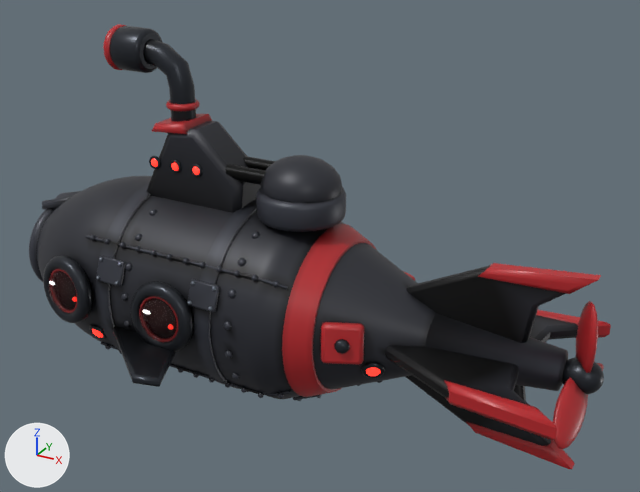
The glTF model models-src/enemy_gunner.glb as it was, and as the next commit left it.
The view is the same before and after, from a camera (50 mm lens) standing at (3.3, -4.82, 2.88) and looking at (0.6, 0.1, 0.43). Lighting does not change. The marker at lower left points along +X, +Y and +Z. The first picture is the older version. Where no turn or scale is listed for an object, it has been applied to the vertices. Vertices at exactly the same position are counted once.

Names of what the first picture shows: 'enemy_gunner_body', 'propeller', 'side_detail', 'turret_guns_mesh'.
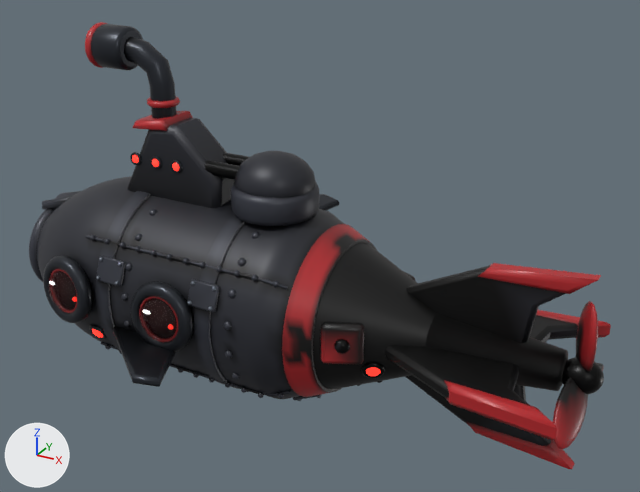
What differs and where, as boxes (x1, y1, x2, y2) in the pictures (640 x 492 px; the box of a moved part takes in the faces that stretch with it):
'enemy_gunner_body', reshaped: before (29, 24, 611, 469); after (29, 22, 611, 469)
part 1 of me_enemy_gunner_body, moved or reshaped: before (147, 121, 260, 213); after (128, 118, 235, 208)
part 2 of me_enemy_gunner_body, moved or reshaped: before (260, 155, 342, 203); after (234, 151, 315, 198)
part 3 of me_enemy_gunner_body, moved or reshaped: before (152, 114, 212, 134); after (133, 111, 193, 131)
part 4 of me_enemy_gunner_body, moved or reshaped: before (103, 24, 126, 70); after (85, 22, 107, 68)
part 5 of me_enemy_gunner_body, moved or reshaped: before (166, 99, 200, 112); after (147, 96, 180, 108)
part 6 of me_enemy_gunner_body, moved or reshaped: before (256, 187, 346, 232); after (231, 181, 319, 226)
part 7 of me_enemy_gunner_body, moved or reshaped: before (151, 159, 158, 167); after (132, 155, 139, 163)
part 8 of me_enemy_gunner_body, moved or reshaped: before (171, 162, 178, 171); after (152, 159, 159, 167)
part 9 of me_enemy_gunner_body, moved or reshaped: before (192, 166, 200, 175); after (172, 163, 179, 171)
part 10 of me_enemy_gunner_body, moved or reshaped: before (149, 156, 161, 169); after (130, 152, 142, 165)
part 11 of me_enemy_gunner_body, moved or reshaped: before (170, 160, 182, 173); after (150, 156, 162, 169)
part 12 of me_enemy_gunner_body, moved or reshaped: before (190, 163, 203, 177); after (171, 160, 183, 173)
part 13 of me_enemy_gunner_body, moved or reshaped: before (143, 39, 196, 122); after (124, 37, 177, 118)
part 14 of me_enemy_gunner_body, moved or reshaped: before (110, 26, 162, 73); after (91, 24, 143, 70)
part 15 of me_enemy_gunner_body, recoloured: (125, 148, 601, 459) in both
part 16 of me_propeller, recoloured: (553, 314, 604, 449) in both

Edits to the bpy script that builds the scene:
```text
Change me_enemy_gunner_body:
    where me_enemy_gunner_body.from_pydata(...)  # 13923 vertices, 27224 faces; spans x -1.98..2.49, y -1.25..1.25, z -0.73..1.82
    used by ob_enemy_gunner_body; location = (0.0, 0.0, 0.0)
    me_enemy_gunner_body part 1: the loose piece of 30 vertices spanning x -0.77..0.12, y -0.16..0.16, z 0.56..1.2 is moved by (-0.17, 0.0, 0.0)
    me_enemy_gunner_body part 2: the loose piece of 182 vertices spanning x 0.23..0.79, y -0.26..0.26, z 0.68..1.08 is moved by (-0.2, 0.0, 0.0)
    me_enemy_gunner_body part 3: the loose piece of 24 vertices spanning x -0.6..-0.28, y -0.17..0.17, z 1.13..1.23 is moved by (-0.17, 0.0, 0.0)
    me_enemy_gunner_body part 4: the loose piece of 336 vertices spanning x -0.98..-0.91, y -0.16..0.16, z 1.5..1.82 is moved by (-0.17, 0.0, 0.0)
    me_enemy_gunner_body part 5: the loose piece of 288 vertices spanning x -0.54..-0.31, y -0.11..0.11, z 1.29..1.34 is moved by (-0.17, 0.0, 0.0)
    me_enemy_gunner_body part 6: the loose piece of 144 vertices spanning x 0.21..0.81, y -0.3..0.3, z 0.66..0.86 is moved by (-0.2, 0.0, 0.0)
    me_enemy_gunner_body part 7: the loose piece of 86 vertices spanning x -0.61..-0.54, y -0.18..-0.14, z 0.88..0.95 is moved by (-0.17, 0.0, 0.0)
    me_enemy_gunner_body part 8: the loose piece of 86 vertices spanning x -0.43..-0.37, y -0.18..-0.14, z 0.88..0.95 is moved by (-0.17, 0.0, 0.0)
    me_enemy_gunner_body part 9: the loose piece of 86 vertices spanning x -0.26..-0.19, y -0.18..-0.14, z 0.88..0.95 is moved by (-0.17, 0.0, 0.0)
    me_enemy_gunner_body part 10: the loose piece of 128 vertices spanning x -0.63..-0.53, y -0.17..-0.15, z 0.87..0.97 is moved by (-0.17, 0.0, 0.0)
    me_enemy_gunner_body part 11: the loose piece of 128 vertices spanning x -0.45..-0.35, y -0.17..-0.15, z 0.87..0.97 is moved by (-0.17, 0.0, 0.0)
    me_enemy_gunner_body part 12: the loose piece of 128 vertices spanning x -0.27..-0.17, y -0.17..-0.15, z 0.87..0.97 is moved by (-0.17, 0.0, 0.0)
    me_enemy_gunner_body part 13: the loose piece of 90 vertices spanning x -0.71..-0.34, y -0.09..0.09, z 1.0..1.74 is moved by (-0.17, 0.0, 0.0)
    me_enemy_gunner_body part 14: the loose piece of 144 vertices spanning x -0.93..-0.67, y -0.15..0.15, z 1.51..1.81 is moved by (-0.17, 0.0, 0.0)
    me_enemy_gunner_body part 15: 7165 kept faces spanning x -1.94..2.49, y -1.19..1.19, z -0.73..1.31 get new vertex colours
Change me_propeller:
    where me_propeller.from_pydata(...)  # 800 vertices, 1580 faces; spans x -0.17..0.129, y -0.438..0.438, z -0.277..0.501
    used by ob_propeller; location = (2.465, 0.0, 0.0)
    me_propeller part 16: 1191 kept faces spanning x -0.122..0.129, y -0.438..0.438, z -0.277..0.501 get new vertex colours
```
